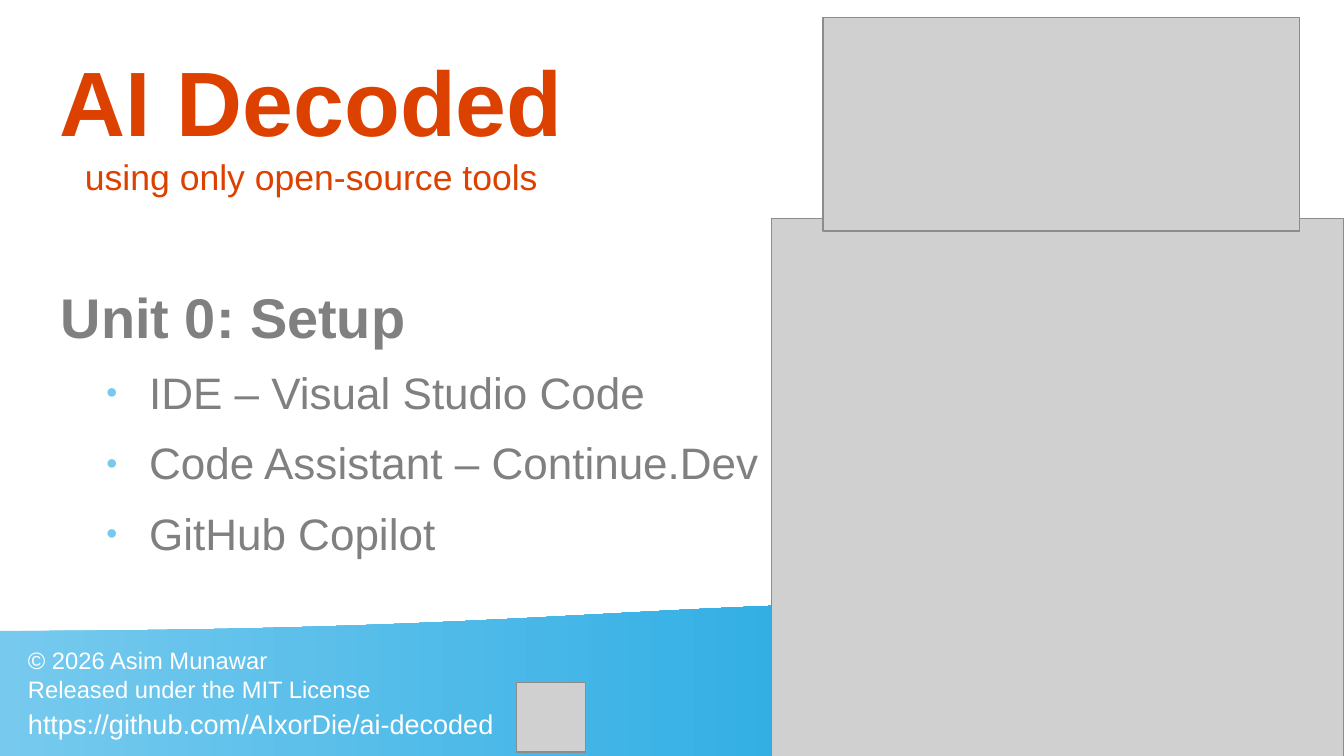
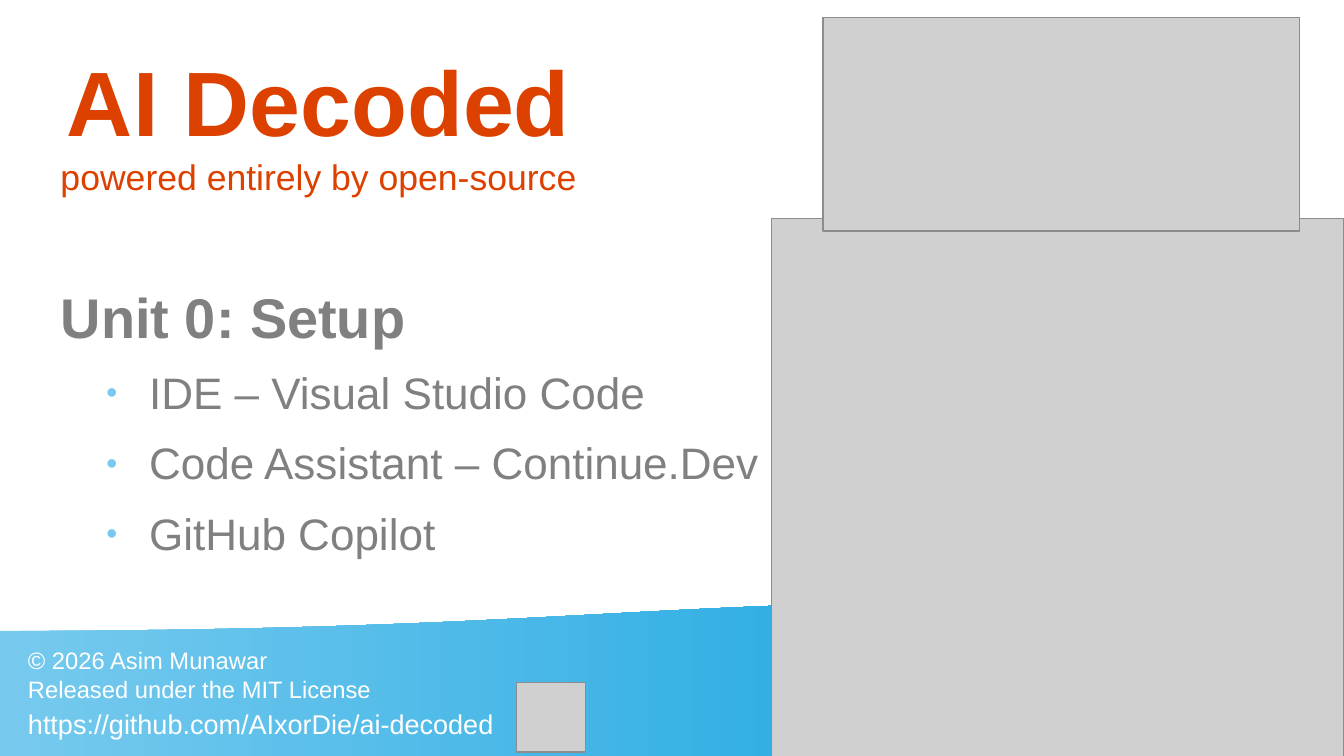
Before and after one commit to AIxorDie/ai-decoded, a slide deck: slide 1 of helping_materials/Thumbnails.odp. Drawn at 1344x756 pixels with LibreOffice and Linux fonts; fonts in the diff are those of the drawing; grey boxes stand for pictures. Boxes give left, top, right and bottom in pixels: in the first picture for what was removed or moved away, otherwise in the second. Text is boxed around its words. In the diff, an @@ line names an element or a change of style, - is before the commit and + after.

```diff
--- a/helping_materials/Thumbnails.odp
+++ b/helping_materials/Thumbnails.odp
@@ title at [60, 69, 577, 197]: text changed @@
-AI Decoded
-using only open-source tools
+AI Decoded
+powered entirely by open-source
```
Also in this commit, not shown: 6 other slides changed, 4 slides added, 9 other files.
